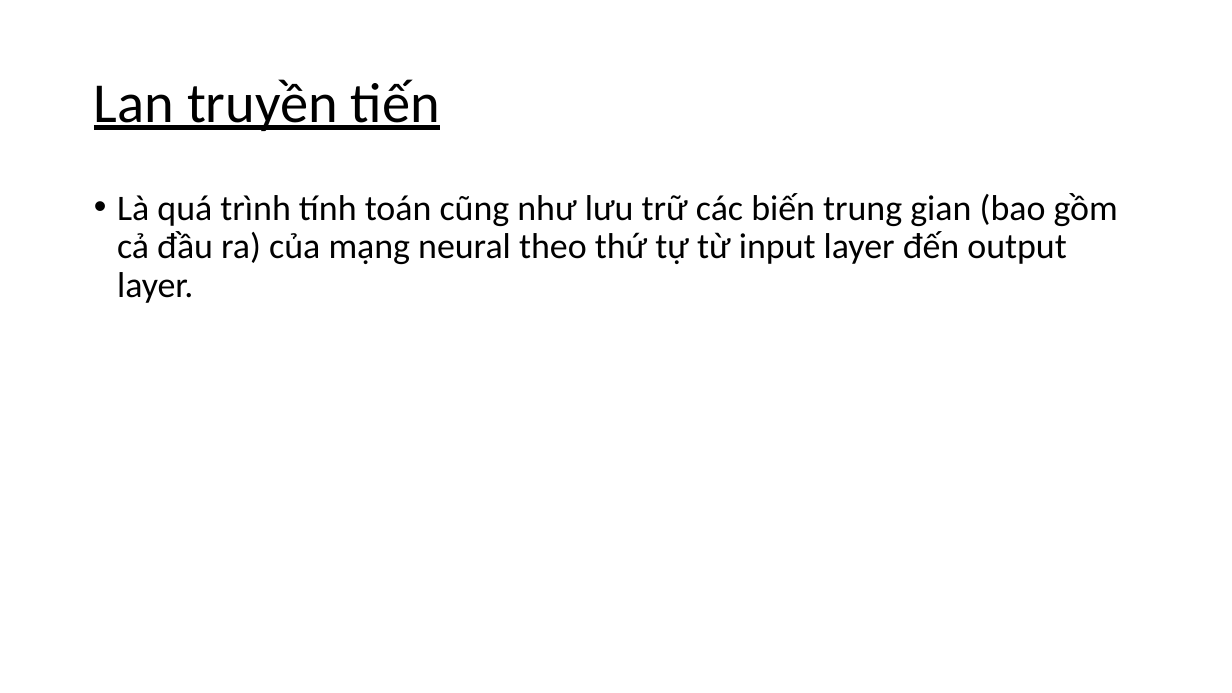
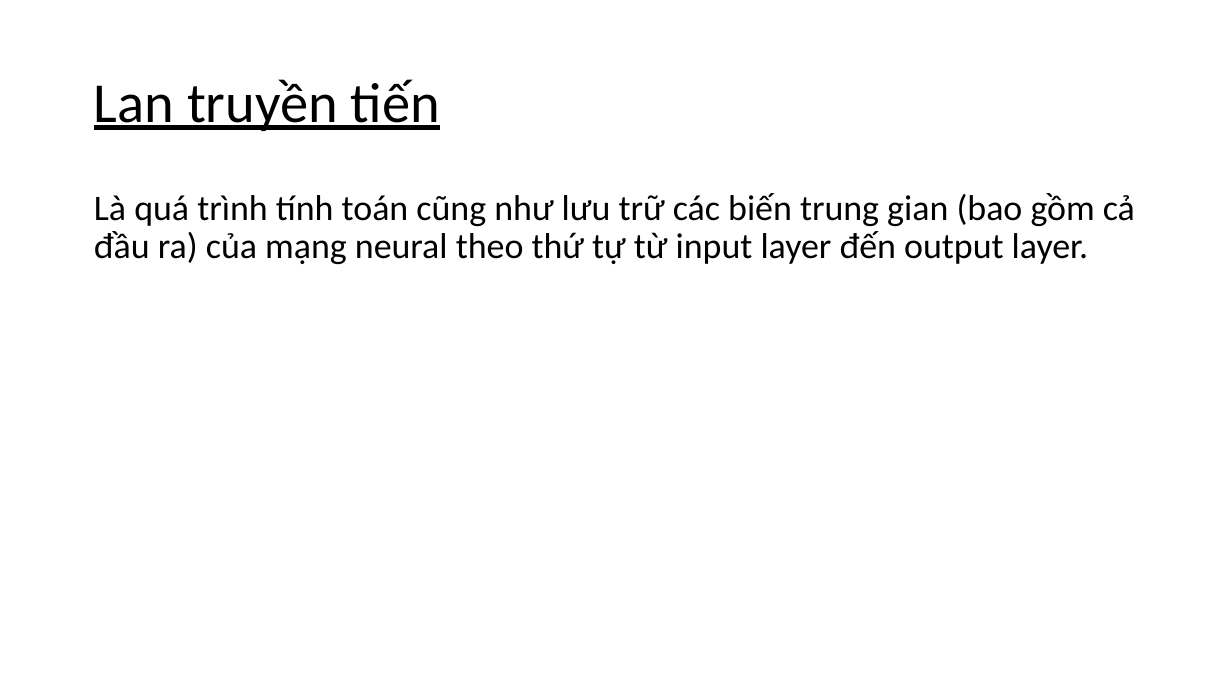
Before and after one commit to PhamTruongUit/Age-prediction, a slide deck: slide 6 of presentation.pptx (slide 5 before the commit). Drawn at 1232x693 pixels with LibreOffice and Linux fonts; fonts in the diff are those of the drawing. Boxes give left, top, right and bottom in pixels: in the first picture for what was removed or moved away, otherwise in the second. Text is boxed around its words. In the diff, an @@ line names an element or a change of style, - is before the commit and + after.

```diff
--- a/presentation.pptx
+++ b/presentation.pptx
@@ text "Là quá trình tính toán ..." at [94,193,1135,264]: bullet • to none @@
```
Also in this commit, not shown: 4 other slides changed, 3 slides added, 1 slide removed.
